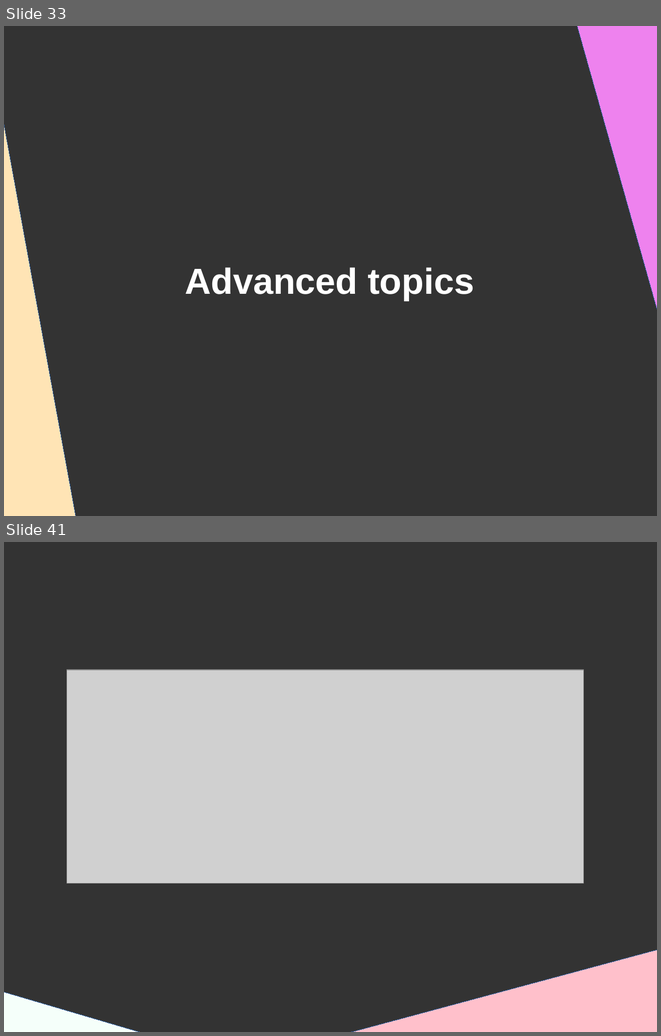
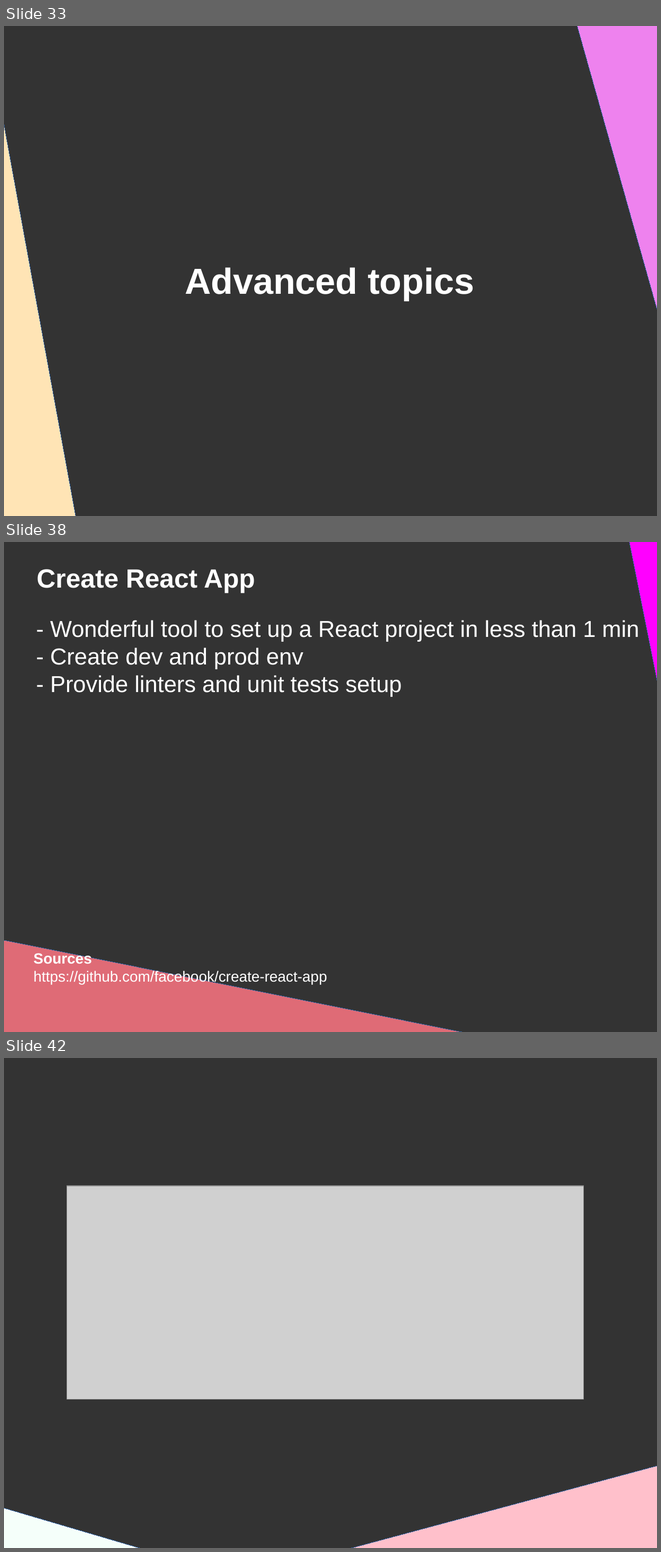
Before and after one commit to DanYellow/presentations, a slide deck: react-redux-101/presentation.odp. Shown one above the other, each under a label of ours: slides 33 and 41 before the commit, slides 33, 38 and 42 after it; the slides between them are not shown. The pictures are 661x1036 and 661x1552 pixels, drawn with LibreOffice and Linux fonts; fonts in the diff are those of the drawing; grey boxes stand for pictures. Boxes give left, top, right and bottom in pixels: in the first picture for what was removed or moved away, otherwise in the second. Text is boxed around its words. In the diff, an @@ line names an element or a change of style, - is before the commit and + after.

```diff
--- a/react-redux-101/presentation.odp
+++ b/react-redux-101/presentation.odp
@@ slide 38 added at box(4, 542, 657, 1032), background #333333 @@
@@ right triangle added at box(626, 542, 657, 1028), fill #FF00FF, outline #3465A4 0 pt @@
@@ title added at box(37, 569, 255, 593), 32 pt, text #FFFFFF, bold @@
+Create React App
@@ title added at box(50, 620, 639, 697), 28 pt, text #FFFFFF @@
+- Wonderful tool to set up a React project in less than 1 min
+- Create dev and prod env
+- Provide linters and unit tests setup
@@ right triangle added at box(4, 939, 501, 1032), fill #DF6B76, outline #3465A4 0 pt @@
@@ text added at box(34, 952, 327, 984), 18 pt, text #FFFFFF @@
+Sources
+https://github.com/facebook/create-react-app
@@ what was slide 41 is now slide 42 @@
```
Also in this commit, not shown: 6 slides changed, 3 other slides added, 2 slides removed, 1 other file.
